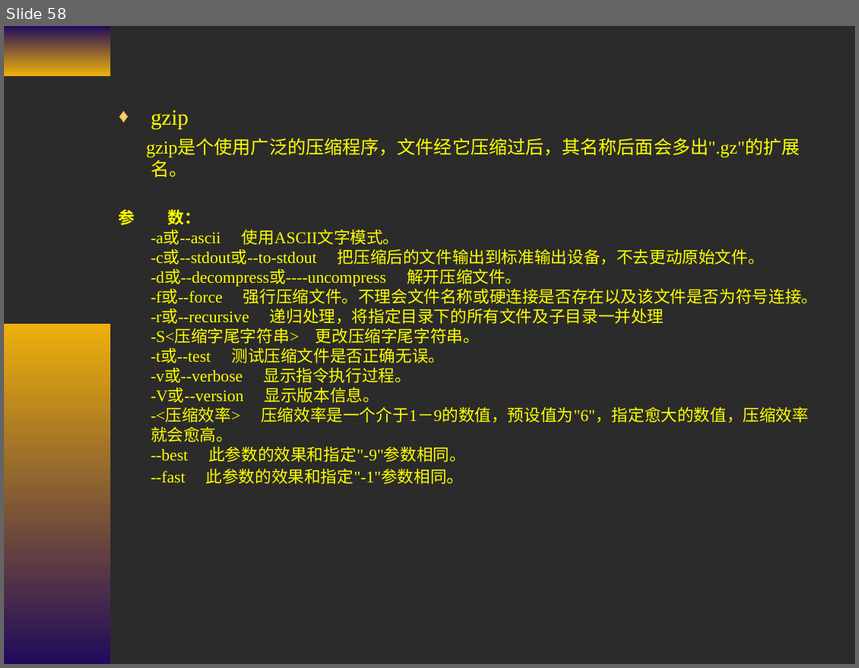
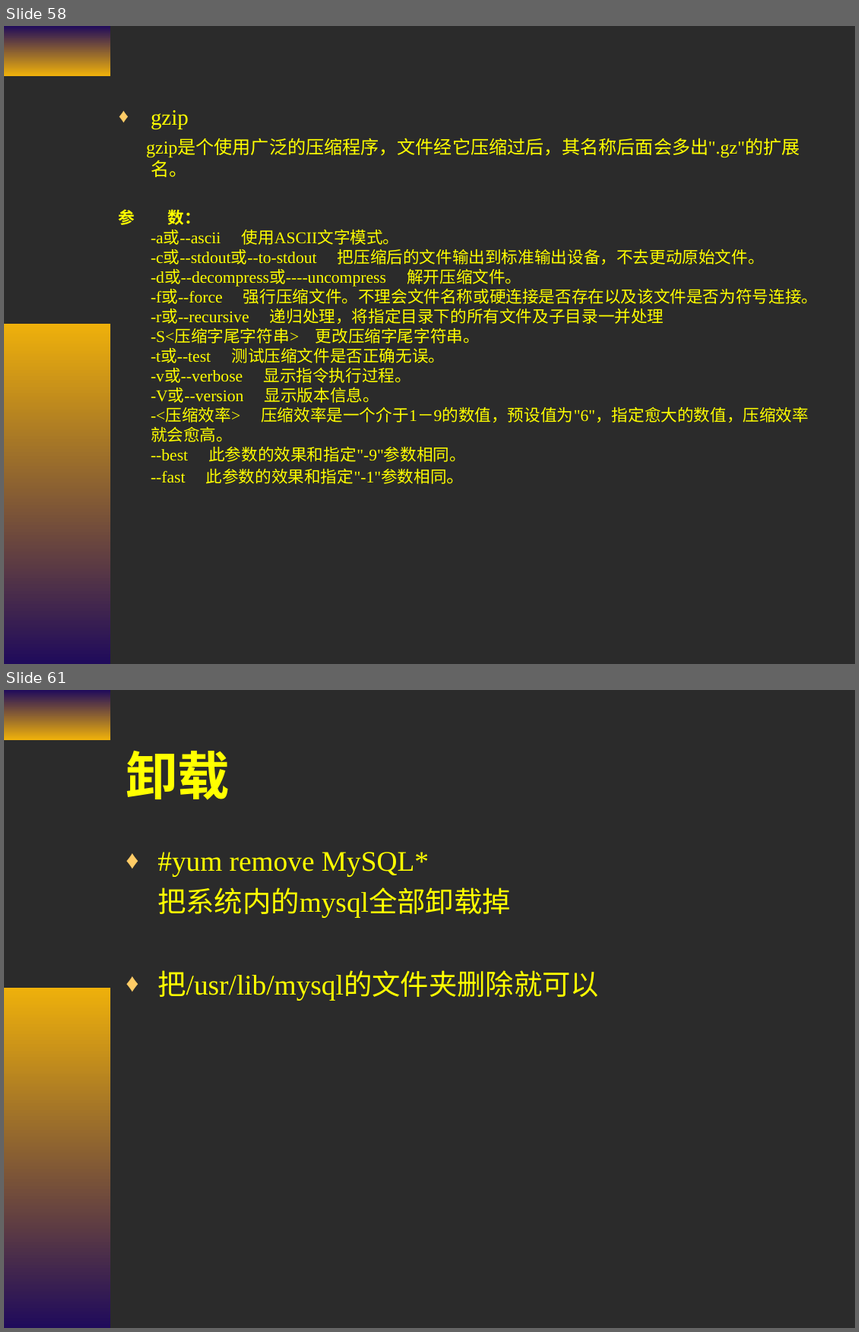
Before and after one commit to cash2one/ekproject, a slide deck: workSpace/temp/资料/复件 第二章 Linux常用命令.ppt. Shown one above the other, each under a label of ours: slide 58 before the commit, slides 58 and 61 after it; the slides between them are not shown. The pictures are 859x668 and 859x1332 pixels, drawn with LibreOffice and Linux fonts; fonts in the diff are those of the drawing; background and template pictures are left out; a plain dark background stands for a picture behind light text. Boxes give left, top, right and bottom in pixels: in the first picture for what was removed or moved away, otherwise in the second. Text is boxed around its words. In the diff, an @@ line names an element or a change of style, - is before the commit and + after.

```diff
--- a/workSpace/temp/资料/复件 第二章 Linux常用命令.ppt
+++ b/workSpace/temp/资料/复件 第二章 Linux常用命令.ppt
@@ slide 61 added at [4, 690, 855, 1328], background picture (left out); not listed: 2 template elements that a slide beside it also shows @@
@@ title added at [126, 751, 230, 800], 44 pt, text #FFFF00, bold @@
+卸载
@@ text added at [158, 852, 599, 1001], 24 pt, text #FFFF00 @@
+♦ #yum remove MySQL*
+把系统内的mysql全部卸载掉
+♦ 把/usr/lib/mysql的文件夹删除就可以
```
Also in this commit, not shown: 3 other slides added, 7 slides removed.
